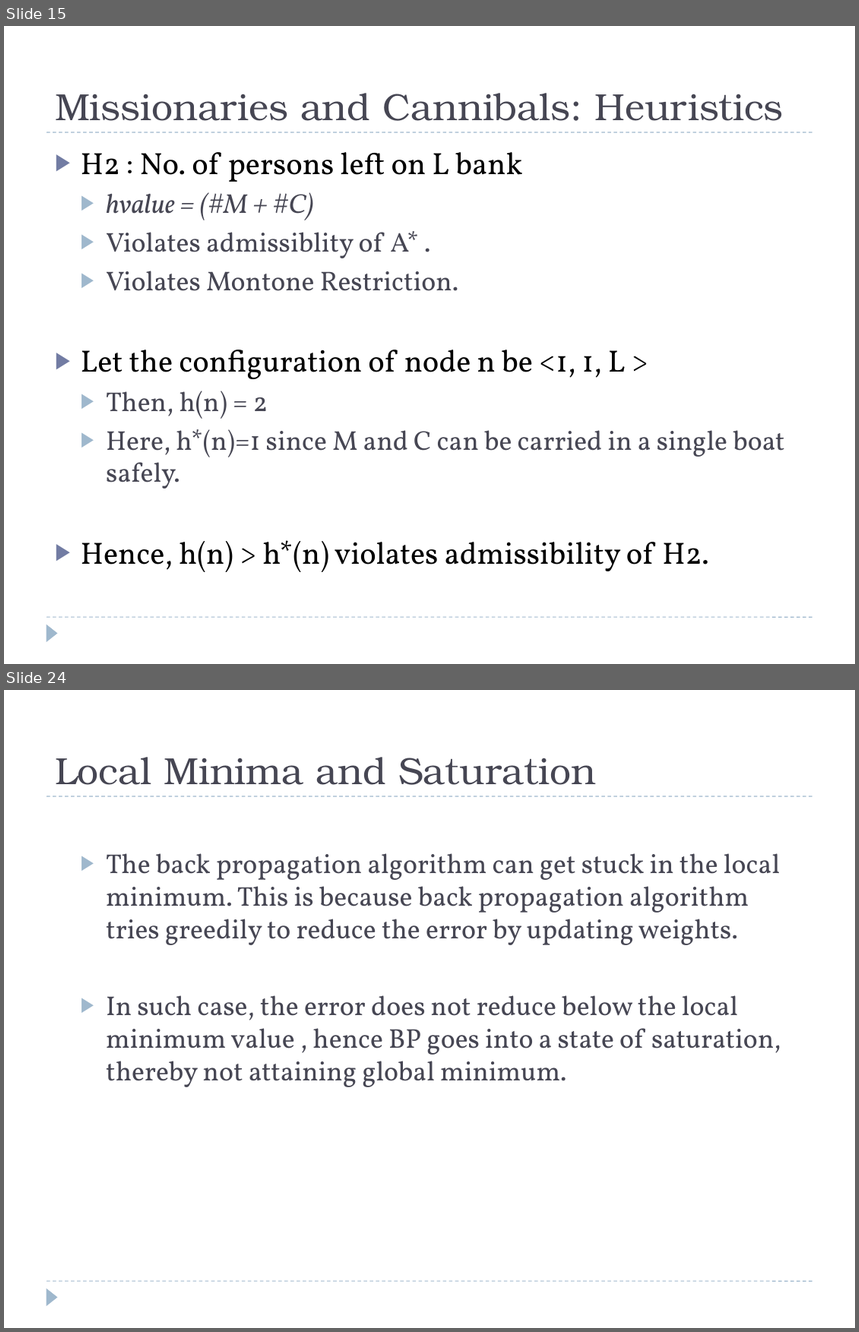
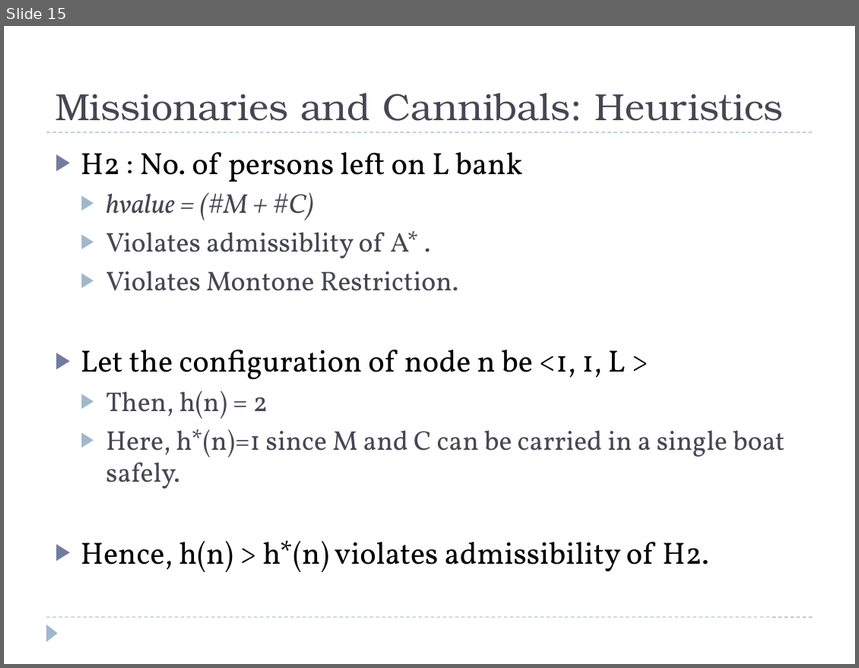
Before and after one commit to mayank127/AILab, a slide deck: slides/Astar.pptx. Shown one above the other, each under a label of ours: slides 15 and 24 before the commit, slide 15 after it; the slides between them are not shown. The pictures are 859x1332 and 859x668 pixels, drawn with LibreOffice and Linux fonts; fonts in the diff are those of the drawing. Boxes give left, top, right and bottom in pixels: in the first picture for what was removed or moved away, otherwise in the second. Text is boxed around its words. In the diff, an @@ line names an element or a change of style, - is before the commit and + after.

```diff
--- a/slides/Astar.pptx
+++ b/slides/Astar.pptx
@@ slide 24 removed at (x1=4, y1=690, x2=855, y2=1328), background #FFFFFF; not listed: 3 template elements that a slide beside it also shows @@
@@ title removed at (x1=55, y1=757, x2=596, y2=785) @@
-Local Minima and Saturation
@@ text removed at (x1=106, y1=853, x2=781, y2=1087) @@
-  ▶ The back propagation algorithm can get stuck in the local minimum. This is because back propagation algorithm tries greedily to reduce the error by updating weights.
-  ▶ In such case, the error does not reduce below the local minimum value , hence BP goes into a state of saturation, thereby not attaining global minimum.
```
Also in this commit, not shown: 3 slides added, 25 other slides removed.
